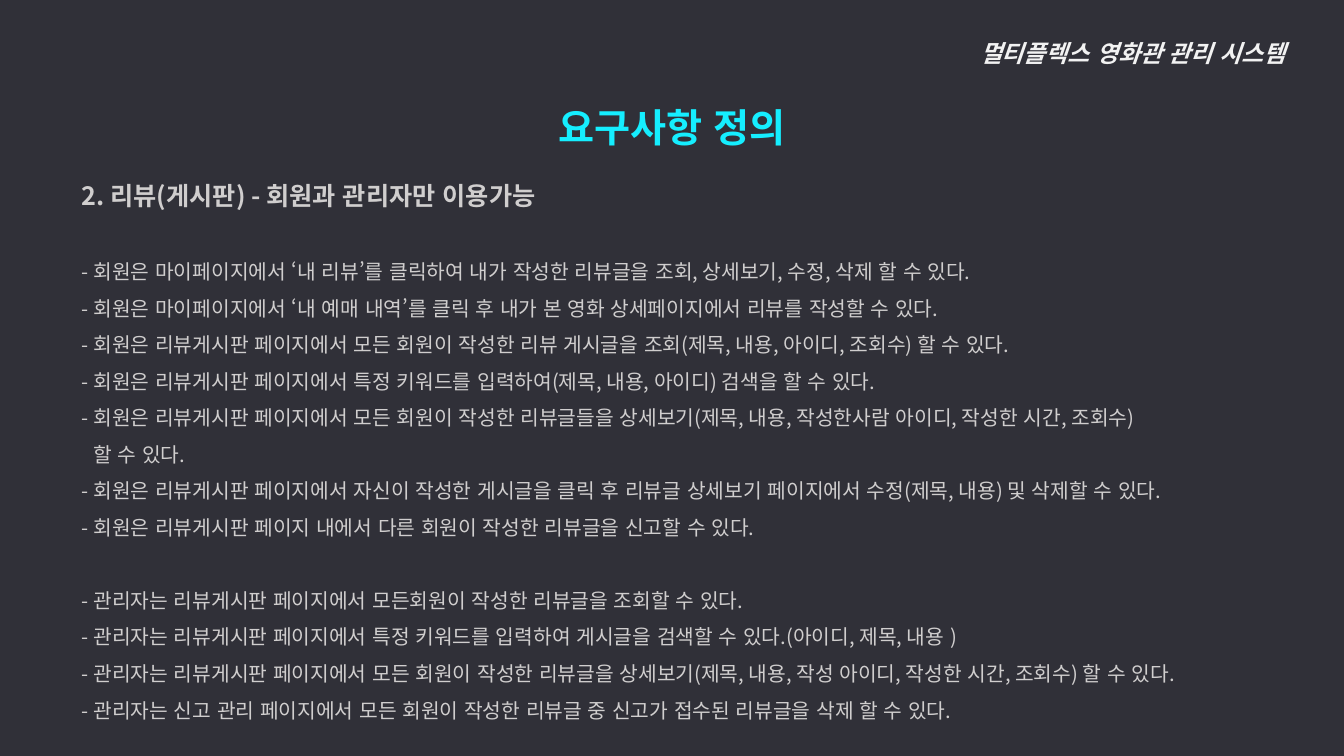
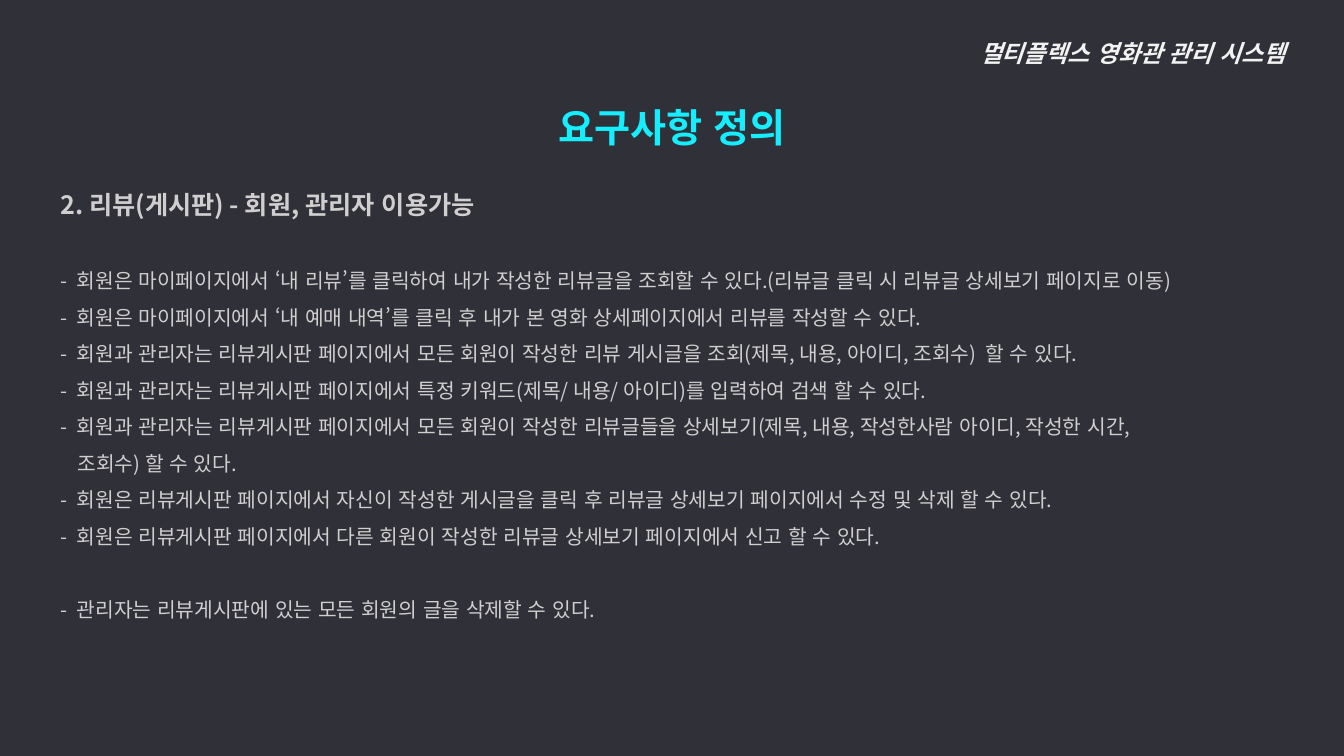
Before and after one commit to ywc-412/MultiplexTeamProject, a slide deck: slide 10 of 2조 시스템개요, 요구사항 정의.pptx. Drawn at 1344x756 pixels with LibreOffice and Linux fonts; fonts in the diff are those of the drawing. Boxes give left, top, right and bottom in pixels: in the first picture for what was removed or moved away, otherwise in the second. Text is boxed around its words. In the diff, an @@ line names an element or a change of style, - is before the commit and + after.

```diff
--- a/2조 시스템개요, 요구사항 정의.pptx
+++ b/2조 시스템개요, 요구사항 정의.pptx
@@ text "2. 리뷰(게시판) - 회원, 관리자 ...": place and size @@
-text "2. 리뷰(게시판) - 회원, 관리자 ..." at (82, 184, 1175, 720)
+text "2. 리뷰(게시판) - 회원, 관리자 ..." at (60, 193, 1171, 619)
@@ text at (60, 193, 1171, 292): text changed @@
-  2. 리뷰(게시판) - 회원과 관리자만 이용가능
-  - 회원은 마이페이지에서 ‘내 리뷰’를 클릭하여 내가 작성한 리뷰글을 조회, 상세보기, 수정, 삭제 할 수 있다.
+  2. 리뷰(게시판) - 회원, 관리자 이용가능
+  - 회원은 마이페이지에서 ‘내 리뷰’를 클릭하여 내가 작성한 리뷰글을 조회할 수 있다.(리뷰글 클릭 시 리뷰글 상세보기 페이지로 이동)
@@ text at (77, 344, 1130, 619): text changed @@
-  - 회원은 리뷰게시판 페이지에서 모든 회원이 작성한 리뷰 게시글을 조회(제목, 내용, 아이디, 조회수) 할 수 있다.
-  - 회원은 리뷰게시판 페이지에서 특정 키워드를 입력하여(제목, 내용, 아이디) 검색을 할 수 있다.
-  - 회원은 리뷰게시판 페이지에서 모든 회원이 작성한 리뷰글들을 상세보기(제목, 내용, 작성한사람 아이디, 작성한 시간, 조회수)
-  할 수 있다.
-  - 회원은 리뷰게시판 페이지에서 자신이 작성한 게시글을 클릭 후 리뷰글 상세보기 페이지에서 수정(제목, 내용) 및 삭제할 수 있다.
-  - 회원은 리뷰게시판 페이지 내에서 다른 회원이 작성한 리뷰글을 신고할 수 있다.
-  - 관리자는 리뷰게시판 페이지에서 모든회원이 작성한 리뷰글을 조회할 수 있다.
-  - 관리자는 리뷰게시판 페이지에서 특정 키워드를 입력하여 게시글을 검색할 수 있다.(아이디, 제목, 내용 )
-  - 관리자는 리뷰게시판 페이지에서 모든 회원이 작성한 리뷰글을 상세보기(제목, 내용, 작성 아이디, 작성한 시간, 조회수) 할 수 있다.
-  - 관리자는 신고 관리 페이지에서 모든 회원이 작성한 리뷰글 중 신고가 접수된 리뷰글을 삭제 할 수 있다.
+  - 회원과 관리자는 리뷰게시판 페이지에서 모든 회원이 작성한 리뷰 게시글을 조회(제목, 내용, 아이디, 조회수) 할 수 있다.
+  - 회원과 관리자는 리뷰게시판 페이지에서 특정 키워드(제목/ 내용/ 아이디)를 입력하여 검색 할 수 있다.
+  - 회원과 관리자는 리뷰게시판 페이지에서 모든 회원이 작성한 리뷰글들을 상세보기(제목, 내용, 작성한사람 아이디, 작성한 시간,
+  조회수) 할 수 있다.
+  - 회원은 리뷰게시판 페이지에서 자신이 작성한 게시글을 클릭 후 리뷰글 상세보기 페이지에서 수정 및 삭제 할 수 있다.
+  - 회원은 리뷰게시판 페이지에서 다른 회원이 작성한 리뷰글 상세보기 페이지에서 신고 할 수 있다.
+  - 관리자는 리뷰게시판에 있는 모든 회원의 글을 삭제할 수 있다.
```
Also in this commit, not shown: 13 other slides changed, 2 slides added.
